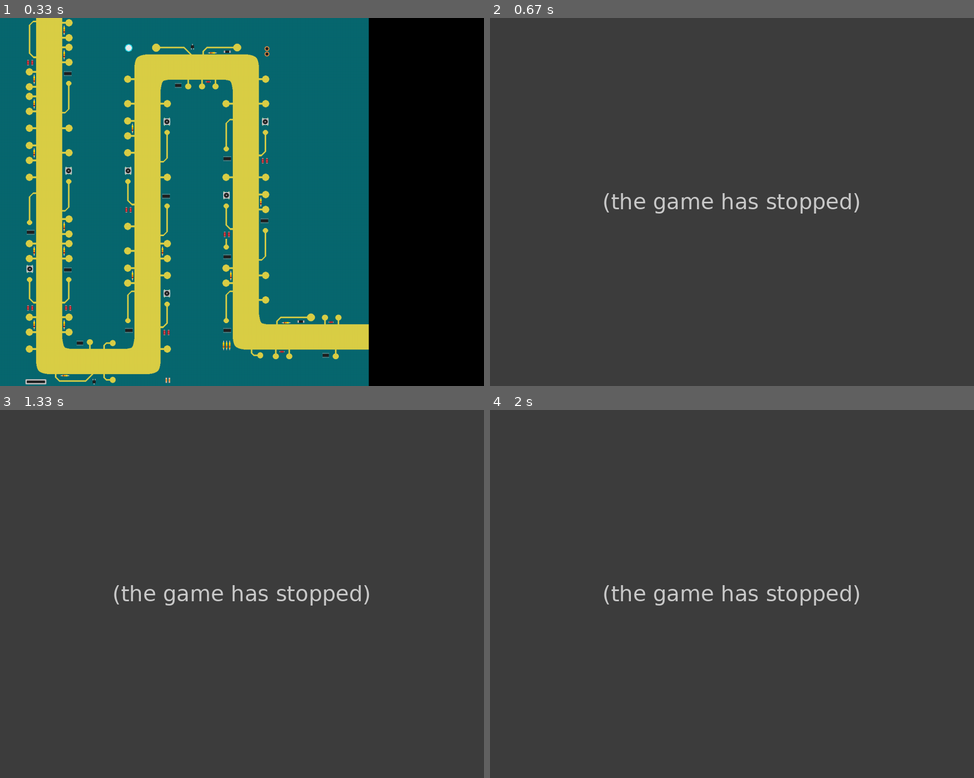
Above: before the commit, frames 1-4 (two rows, left to right).
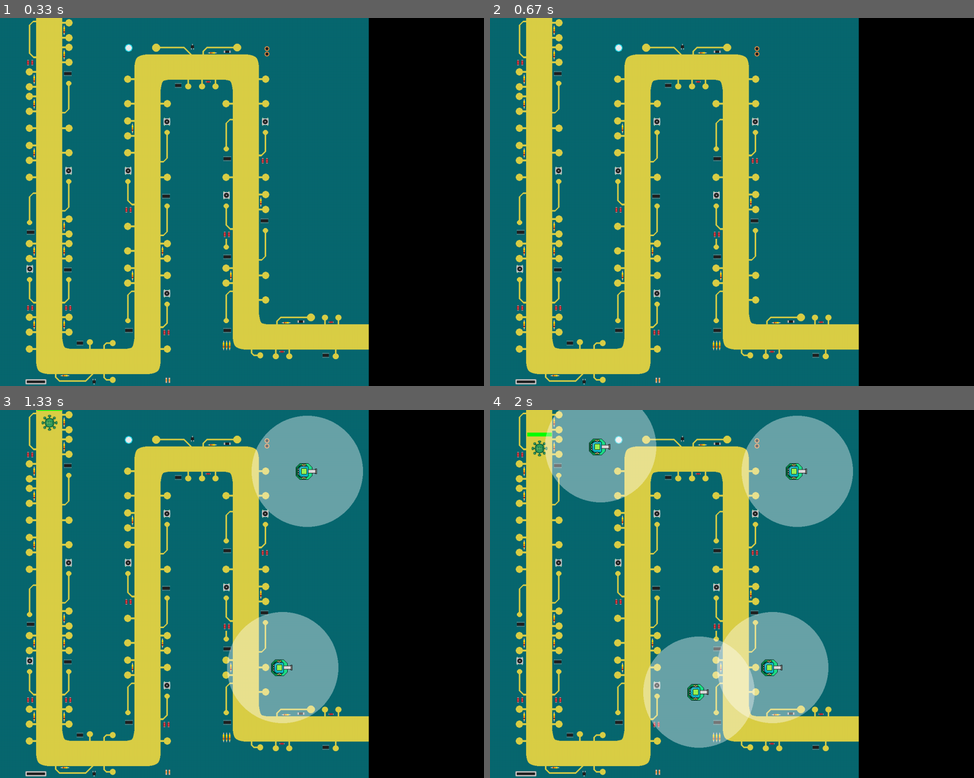
Above: after the commit, the same moments.

Repository: sdk0124/pygame_defense
Game: pygame game, started from entities/turretManager.py
Same seed, same stepped clock (60 frames per second), same inputs: the game is played once before the commit and once after it.
Inputs (mouse positions are in pixels of both pictures, inside the frame that each line leads up to):
- Up to frame 1 (0.33 s): no input
- Up to frame 2 (0.67 s): click (732, 202) at 0.38 s
- Up to frame 3 (1.33 s): click (290, 674) at 0.72 s; click (314, 465) at 1.05 s
- Up to frame 4 (2 s): click (606, 457) at 1.42 s; click (707, 689) at 1.92 s

Frame 1 is identical in both runs. In frame 2, 100% of the frame differs, in the area x 0-100%, y 0-100%; in frame 3, 100%; in frame 4, 100%.
Error before the commit: TypeError: 'NoneType' object is not subscriptable (turretManager.py line 20); the game stopped at 0.4 s (later frames are placeholders)

Commit message:
Fix create turret function in turretManager

Diff:
--- a/entities/turretManager.py
+++ b/entities/turretManager.py
@@ -12,7 +12,7 @@
     def create_turret(self, mouse_pos, tile_size, col, turret_type):
         """해당 타일에 터렛 설치"""
         grid_x = mouse_pos[0] // tile_size
-        grid_y = mouse_pos[0] // tile_size
+        grid_y = mouse_pos[1] // tile_size
 
         mouse_tile_num = (grid_y * col) + grid_x
 
@@ -74,7 +74,7 @@
 
     def set_tile_map(map_data):
         for layer in map_data["layers"]:
-            if layer["name"] == "tilemap":
+            if layer["name"] == "round_map":
                 return layer["data"]
 
     ### 임시 함수 및 임시 상수 끝 ###
